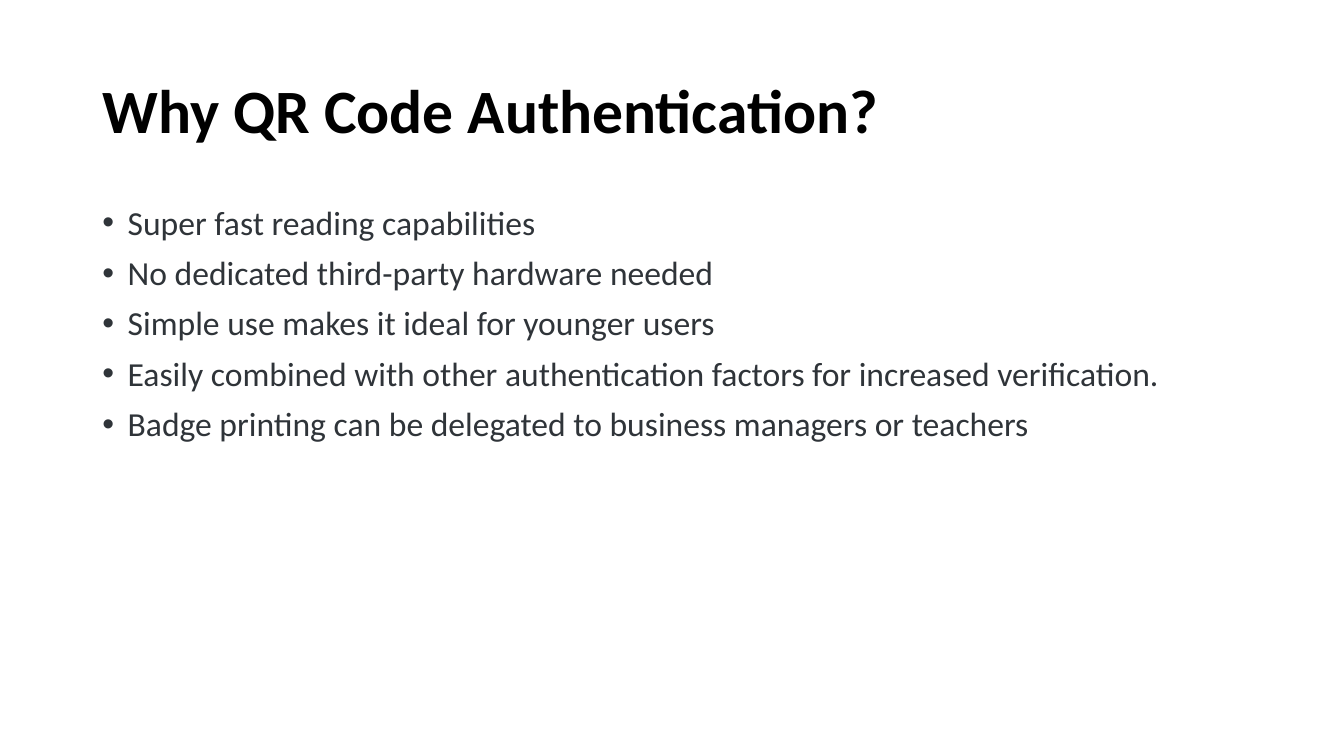
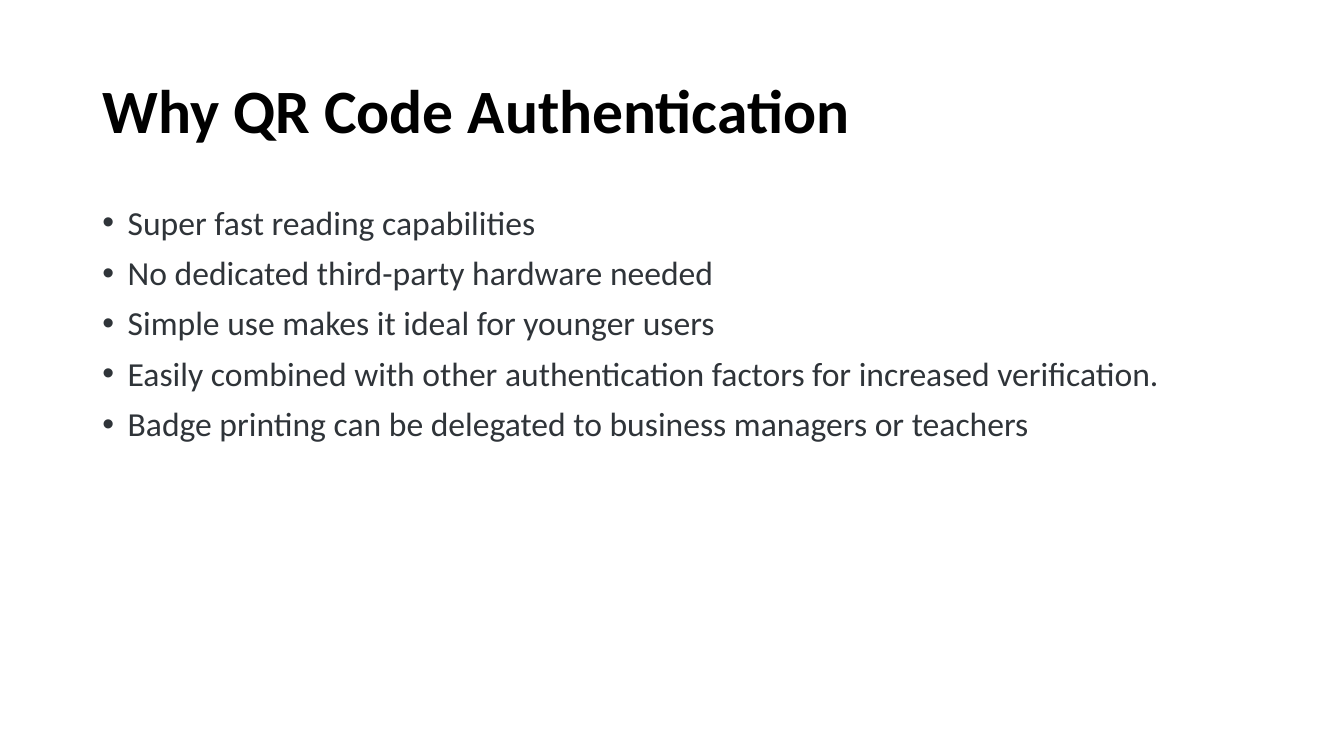
Before and after one commit to uma0441/TwoFactorAuthentication, a slide deck: slide 5 of Final.pptx. Drawn at 1344x756 pixels with LibreOffice and Linux fonts; fonts in the diff are those of the drawing. Boxes give left, top, right and bottom in pixels: in the first picture for what was removed or moved away, otherwise in the second. Text is boxed around its words. In the diff, an @@ line names an element or a change of style, - is before the commit and + after.

```diff
--- a/Final.pptx
+++ b/Final.pptx
@@ title at [102, 89, 850, 143]: text changed @@
-Why QR Code Authentication?
+Why QR Code Authentication
```
Also in this commit, not shown: 2 other slides changed, 1 slide removed.
